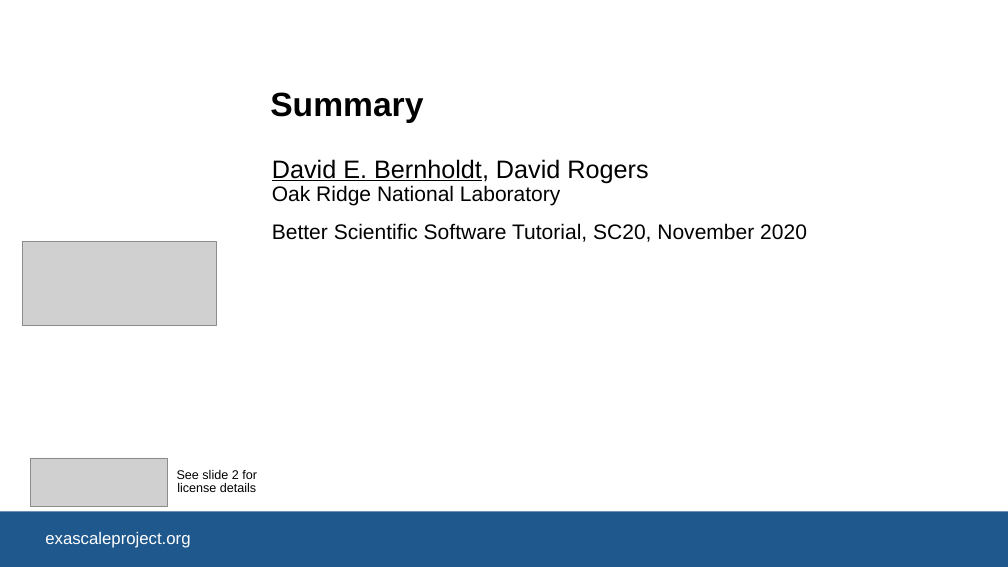
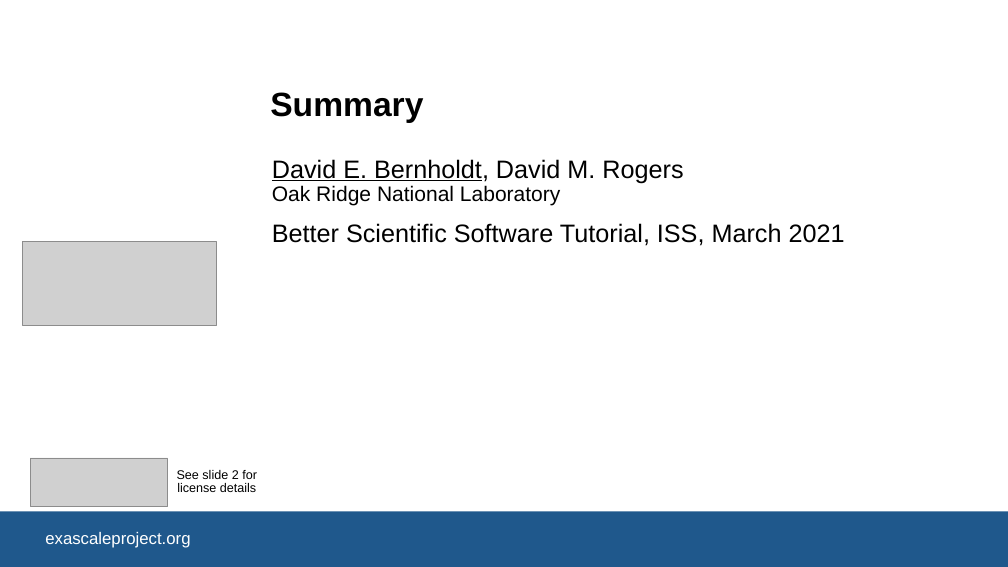
Before and after one commit to bssw-tutorial/presentations, a slide deck: slide 1 of summary.pptx. Drawn at 1008x567 pixels with LibreOffice and Linux fonts; fonts in the diff are those of the drawing; grey boxes stand for pictures; background and template pictures are left out. Boxes give left, top, right and bottom in pixels: in the first picture for what was removed or moved away, otherwise in the second. Text is boxed around its words. In the diff, an @@ line names an element or a change of style, - is before the commit and + after.

```diff
--- a/summary.pptx
+++ b/summary.pptx
@@ subtitle at box(272, 159, 845, 246): text changed; size 20 to 24 pt @@
-David E. Bernholdt, David Rogers
-Oak Ridge National Laboratory
-Better Scientific Software Tutorial, SC20, November 2020
+David E. Bernholdt, David M. Rogers
+Oak Ridge National Laboratory
+Better Scientific Software Tutorial, ISS, March 2021
```
Also in this commit, not shown: 3 other slides changed, 3 other files.
